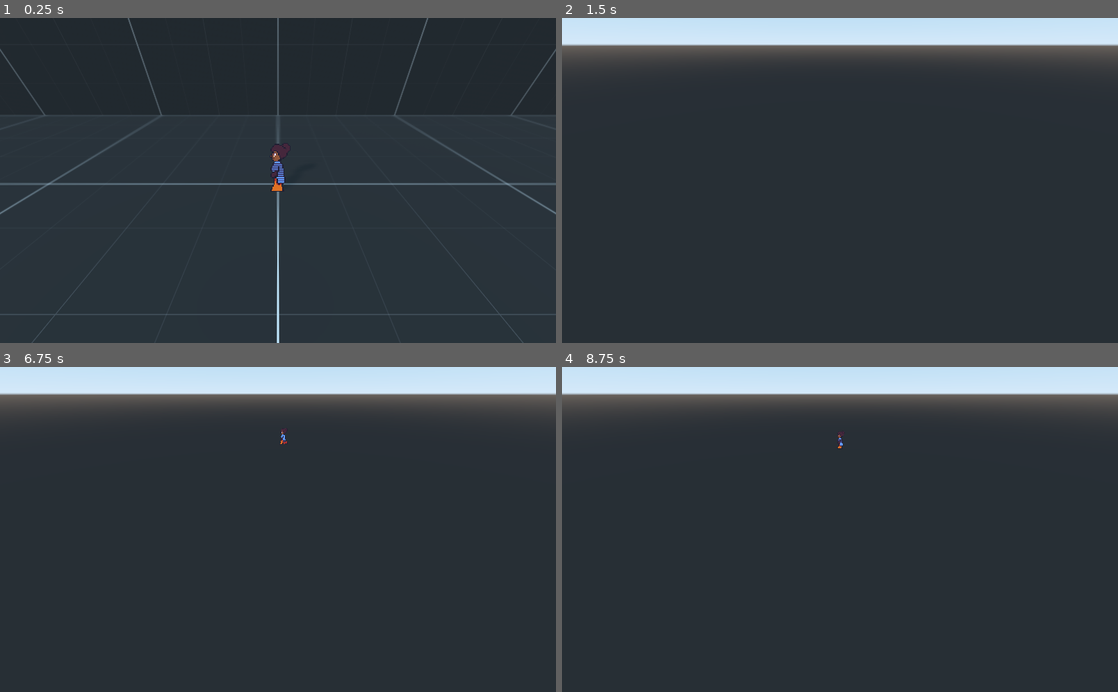
Above: before the commit, frames 1-4 (two rows, left to right).
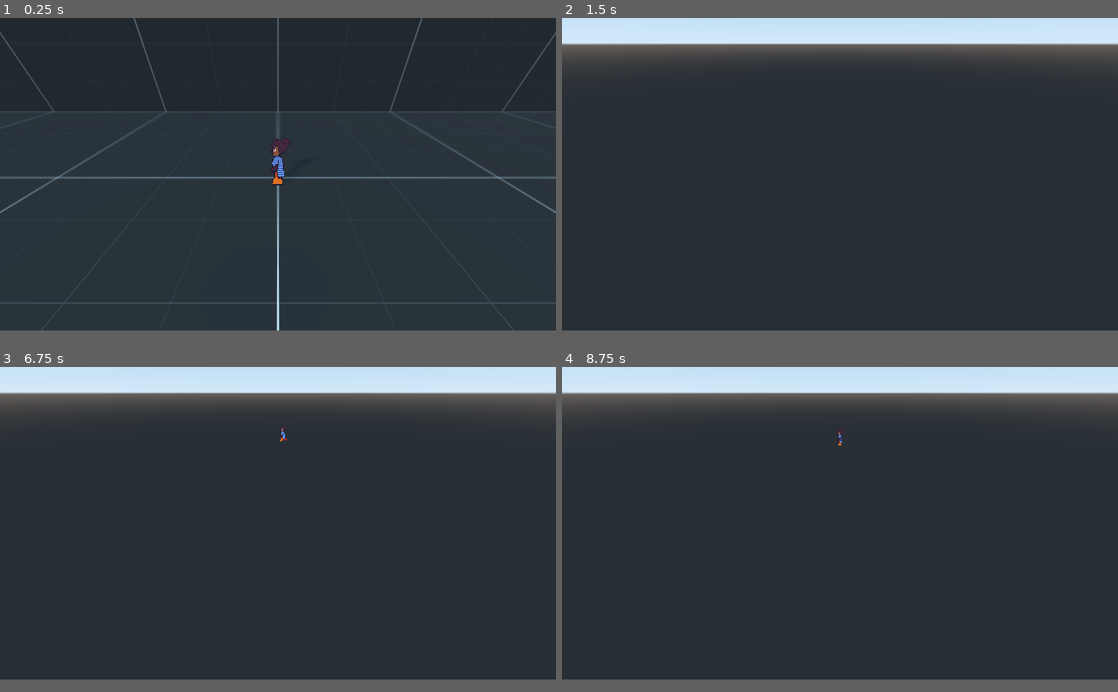
Above: after the commit, the same moments.

Repository: mozes-lol/dec-2022-chrono-arcana
Game: Godot game, scene res://2.5DMapPrototype.tscn
Same seed, same stepped clock (60 frames per second), same inputs: the game is played once before the commit and once after it.
Inputs (mouse positions are in pixels of both pictures, inside the frame that each line leads up to):
- Up to frame 1 (0.25 s): no input
- Up to frame 2 (1.5 s): move the mouse to (962, 164) at 0.52 s; hold D (move_right) 0.53-1.28 s; hold Shift (shift) 0.53-1.28 s; move the mouse to (728, 196) at 1.27 s; hold S (move_down) from 1.28 s (still down); tap Shift (shift) at 1.35 s
- Up to frame 3 (6.75 s): move the mouse to (333, 458) at 2.02 s; release S (move_down) at 2.03 s; hold D (move_right) 2.03-2.78 s; hold Shift (shift) 2.03-2.78 s; tap Space (space) at 2.1, 3.5, 4.35, 5, 6.5, 6.6 s; tap Enter at 2.75, 4.25, 5.75 s; move the mouse to (250, 594) at 2.77 s; hold W (move_up) 2.78-3.53 s; tap Shift (shift) at 2.85, 4.55, 5.85 s; move the mouse to (444, 578) at 3.52 s; hold Shift (shift) 3.53-4.28 s; hold A (move_left) 3.53-5.03 s; move the mouse to (111, 480) at 4.27 s; move the mouse to (305, 529) at 5.02 s; hold S (move_down) 5.03-5.78 s; hold Shift (shift) 5.03-5.78 s; move the mouse to (194, 448) at 5.77 s; hold D (move_right) 5.78-6.53 s; move the mouse to (400, 513) at 6.52 s; hold W (move_up) from 6.53 s (still down); hold Shift (shift) from 6.53 s (still down)
- Up to frame 4 (8.75 s): move the mouse to (728, 545) at 7.27 s; release W (move_up) at 7.28 s; release Shift (shift) at 7.28 s; hold D (move_right) 7.28-8.03 s; tap Shift (shift) at 7.35 s; move the mouse to (895, 458) at 8.02 s; hold S (move_down) from 8.03 s (still down); hold Shift (shift) from 8.03 s (still down)
In our replay, the window is 800x468 before the commit and 800x450 after it. These sizes can differ from the game's own. Grey fills any space a smaller window leaves; there, only what the larger window draws over its background counts as a difference.

The runs differ from the first frame. In frame 1, 3.0% of the frame differs, in the area x 0-100%, y 0-100%; in frame 2, 0.7%; in frame 3, 0.8%; in frame 4, 0.8%.
Error in both runs: Invalid set index 'speed_scale' (on base: 'AnimatedSprite3D') with value of type 'float'. (res://2.5DPlayerTest.gd:225)

Commit message:
Subtle Changes

Diff:
--- a/project.godot
+++ b/project.godot
@@ -18,44 +18,63 @@
 
 GlobalSettings="*res://GlobalSettings.tscn"
 
+[display]
+
+window/size/width=1600
+window/size/height=900
+window/stretch/mode="2d"
+window/stretch/aspect="keep"
+
 [gui]
 
 common/drop_mouse_on_gui_input_disabled=true
 
 [input]
 
+move_keys={
+"deadzone": 0.5,
+"events": [ Object(InputEventKey,"resource_local_to_scene":false,"resource_name":"","device":0,"alt":false,"shift":false,"control":false,"meta":false,"command":false,"pressed":false,"scancode":87,"physical_scancode":0,"unicode":0,"echo":false,"script":null)
+, Object(InputEventKey,"resource_local_to_scene":false,"resource_name":"","device":0,"alt":false,"shift":false,"control":false,"meta":false,"command":false,"pressed":false,"scancode":65,"physical_scancode":0,"unicode":0,"echo":false,"script":null)
+, Object(InputEventKey,"resource_local_to_scene":false,"resource_name":"","device":0,"alt":false,"shift":false,"control":false,"meta":false,"command":false,"pressed":false,"scancode":83,"physical_scancode":0,"unicode":0,"echo":false,"script":null)
+, Object(InputEventKey,"resource_local_to_scene":false,"resource_name":"","device":0,"alt":false,"shift":false,"control":false,"meta":false,"command":false,"pressed":false,"scancode":68,"physical_scancode":0,"unicode":0,"echo":false,"script":null)
+, Object(InputEventKey,"resource_local_to_scene":false,"resource_name":"","device":0,"alt":false,"shift":false,"control":false,"meta":false,"command":false,"pressed":false,"scancode":16777232,"physical_scancode":0,"unicode":0,"echo":false,"script":null)
+, Object(InputEventKey,"resource_local_to_scene":false,"resource_name":"","device":0,"alt":false,"shift":false,"control":false,"meta":false,"command":false,"pressed":false,"scancode":16777231,"physical_scancode":0,"unicode":0,"echo":false,"script":null)
+, Object(InputEventKey,"resource_local_to_scene":false,"resource_name":"","device":0,"alt":false,"shift":false,"control":false,"meta":false,"command":false,"pressed":false,"scancode":16777234,"physical_scancode":0,"unicode":0,"echo":false,"script":null)
+, Object(InputEventKey,"resource_local_to_scene":false,"resource_name":"","device":0,"alt":false,"shift":false,"control":false,"meta":false,"command":false,"pressed":false,"scancode":16777233,"physical_scancode":0,"unicode":0,"echo":false,"script":null)
+ ]
+}
 move_up={
 "deadzone": 0.5,
-"events": [ Object(InputEventKey,"resource_local_to_scene":false,"resource_name":"","device":0,"alt":false,"shift":false,"control":false,"meta":false,"command":false,"pressed":false,"scancode":87,"unicode":0,"echo":false,"script":null)
-, Object(InputEventKey,"resource_local_to_scene":false,"resource_name":"","device":0,"alt":false,"shift":false,"control":false,"meta":false,"command":false,"pressed":false,"scancode":16777232,"unicode":0,"echo":false,"script":null)
+"events": [ Object(InputEventKey,"resource_local_to_scene":false,"resource_name":"","device":0,"alt":false,"shift":false,"control":false,"meta":false,"command":false,"pressed":false,"scancode":87,"physical_scancode":0,"unicode":0,"echo":false,"script":null)
+, Object(InputEventKey,"resource_local_to_scene":false,"resource_name":"","device":0,"alt":false,"shift":false,"control":false,"meta":false,"command":false,"pressed":false,"scancode":16777232,"physical_scancode":0,"unicode":0,"echo":false,"script":null)
  ]
 }
 move_down={
 "deadzone": 0.5,
-"events": [ Object(InputEventKey,"resource_local_to_scene":false,"resource_name":"","device":0,"alt":false,"shift":false,"control":false,"meta":false,"command":false,"pressed":false,"scancode":83,"unicode":0,"echo":false,"script":null)
-, Object(InputEventKey,"resource_local_to_scene":false,"resource_name":"","device":0,"alt":false,"shift":false,"control":false,"meta":false,"command":false,"pressed":false,"scancode":16777234,"unicode":0,"echo":false,"script":null)
+"events": [ Object(InputEventKey,"resource_local_to_scene":false,"resource_name":"","device":0,"alt":false,"shift":false,"control":false,"meta":false,"command":false,"pressed":false,"scancode":83,"physical_scancode":0,"unicode":0,"echo":false,"script":null)
+, Object(InputEventKey,"resource_local_to_scene":false,"resource_name":"","device":0,"alt":false,"shift":false,"control":false,"meta":false,"command":false,"pressed":false,"scancode":16777234,"physical_scancode":0,"unicode":0,"echo":false,"script":null)
  ]
 }
 move_left={
 "deadzone": 0.5,
-"events": [ Object(InputEventKey,"resource_local_to_scene":false,"resource_name":"","device":0,"alt":false,"shift":false,"control":false,"meta":false,"command":false,"pressed":false,"scancode":65,"unicode":0,"echo":false,"script":null)
-, Object(InputEventKey,"resource_local_to_scene":false,"resource_name":"","device":0,"alt":false,"shift":false,"control":false,"meta":false,"command":false,"pressed":false,"scancode":16777231,"unicode":0,"echo":false,"script":null)
+"events": [ Object(InputEventKey,"resource_local_to_scene":false,"resource_name":"","device":0,"alt":false,"shift":false,"control":false,"meta":false,"command":false,"pressed":false,"scancode":65,"physical_scancode":0,"unicode":0,"echo":false,"script":null)
+, Object(InputEventKey,"resource_local_to_scene":false,"resource_name":"","device":0,"alt":false,"shift":false,"control":false,"meta":false,"command":false,"pressed":false,"scancode":16777231,"physical_scancode":0,"unicode":0,"echo":false,"script":null)
  ]
 }
 move_right={
 "deadzone": 0.5,
-"events": [ Object(InputEventKey,"resource_local_to_scene":false,"resource_name":"","device":0,"alt":false,"shift":false,"control":false,"meta":false,"command":false,"pressed":false,"scancode":68,"unicode":0,"echo":false,"script":null)
-, Object(InputEventKey,"resource_local_to_scene":false,"resource_name":"","device":0,"alt":false,"shift":false,"control":false,"meta":false,"command":false,"pressed":false,"scancode":16777233,"unicode":0,"echo":false,"script":null)
+"events": [ Object(InputEventKey,"resource_local_to_scene":false,"resource_name":"","device":0,"alt":false,"shift":false,"control":false,"meta":false,"command":false,"pressed":false,"scancode":68,"physical_scancode":0,"unicode":0,"echo":false,"script":null)
+, Object(InputEventKey,"resource_local_to_scene":false,"resource_name":"","device":0,"alt":false,"shift":false,"control":false,"meta":false,"command":false,"pressed":false,"scancode":16777233,"physical_scancode":0,"unicode":0,"echo":false,"script":null)
  ]
 }
 space={
 "deadzone": 0.5,
-"events": [ Object(InputEventKey,"resource_local_to_scene":false,"resource_name":"","device":0,"alt":false,"shift":false,"control":false,"meta":false,"command":false,"pressed":false,"scancode":32,"unicode":0,"echo":false,"script":null)
+"events": [ Object(InputEventKey,"resource_local_to_scene":false,"resource_name":"","device":0,"alt":false,"shift":false,"control":false,"meta":false,"command":false,"pressed":false,"scancode":32,"physical_scancode":0,"unicode":0,"echo":false,"script":null)
  ]
 }
 shift={
 "deadzone": 0.5,
-"events": [ Object(InputEventKey,"resource_local_to_scene":false,"resource_name":"","device":0,"alt":false,"shift":false,"control":false,"meta":false,"command":false,"pressed":false,"scancode":16777237,"unicode":0,"echo":false,"script":null)
+"events": [ Object(InputEventKey,"resource_local_to_scene":false,"resource_name":"","device":0,"alt":false,"shift":false,"control":false,"meta":false,"command":false,"pressed":false,"scancode":16777237,"physical_scancode":0,"unicode":0,"echo":false,"script":null)
  ]
 }
 
